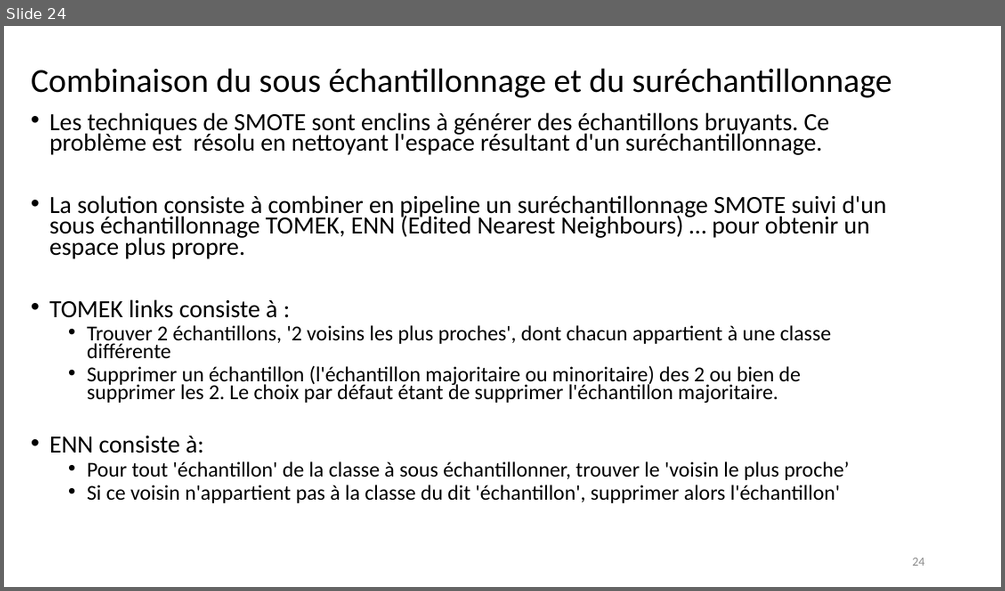
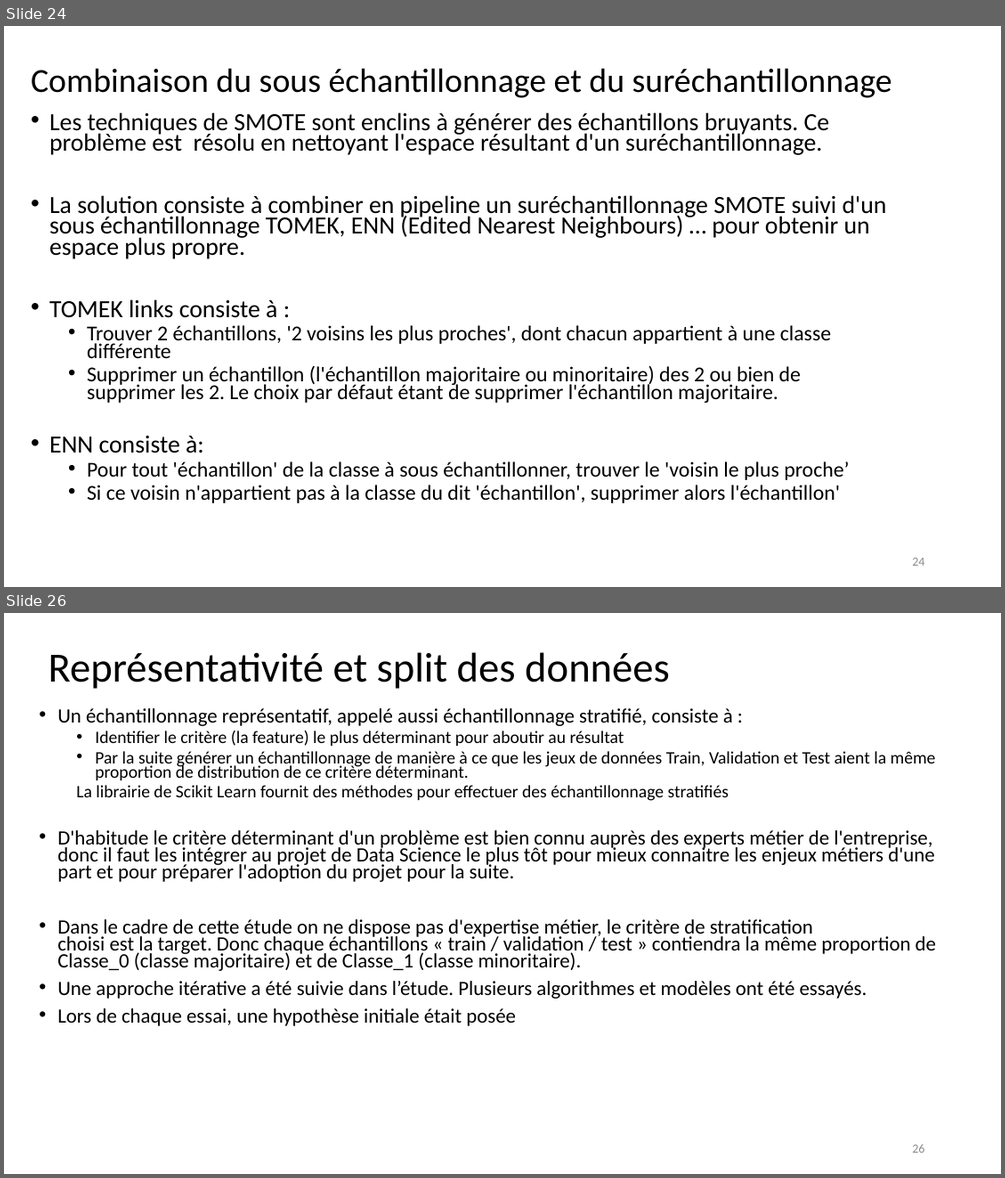
Before and after one commit to W-Alphonse/EXED-Training, a slide deck: ___VALEO/src/notebooks/valeo_20200701_1.pptx. Shown one above the other, each under a label of ours: slide 24 before the commit, slides 24 and 26 after it; the slides between them are not shown. The pictures are 1005x591 and 1005x1178 pixels, drawn with LibreOffice and Linux fonts; fonts in the diff are those of the drawing. Boxes give left, top, right and bottom in pixels: in the first picture for what was removed or moved away, otherwise in the second. Text is boxed around its words. In the diff, an @@ line names an element or a change of style, - is before the commit and + after.

```diff
--- a/___VALEO/src/notebooks/valeo_20200701_1.pptx
+++ b/___VALEO/src/notebooks/valeo_20200701_1.pptx
@@ slide 26 added at (4, 613, 1001, 1174), background #FFFFFF @@
@@ title added at (48, 652, 670, 689), 40 pt, text #000000 @@
+Représentativité et split des données
@@ text added at (57, 708, 936, 1026), 19.6 pt, text #000000 @@
+• Un échantillonnage représentatif, appelé aussi échantillonnage stratifié, consiste à :
+  • Identifier le critère (la feature) le plus déterminant pour aboutir au résultat
+  • Par la suite générer un échantillonnage de manière à ce que les jeux de données Train, Validation et Test aient la même proportion de distribution de ce critère déterminant.
+  La librairie de Scikit Learn fournit des méthodes pour effectuer des échantillonnage stratifiés
+• D'habitude le critère déterminant d'un problème est bien connu auprès des experts métier de l'entreprise, donc il faut les intégrer au projet de Data Science le plus tôt pour mieux connaitre les enjeux métiers d'une part et pour préparer l'adoption du projet pour la suite.
+• Dans le cadre de cette étude on ne dispose pas d'expertise métier, le critère de stratification
+  choisi est la target. Donc chaque échantillons « train / validation / test » contiendra la même proportion de Classe_0 (classe majoritaire) et de Classe_1 (classe minoritaire).
+• Une approche itérative a été suivie dans l’étude. Plusieurs algorithmes et modèles ont été essayés.
+• Lors de chaque essai, une hypothèse initiale était posée
@@ page number added at (912, 1144, 924, 1152), 12 pt, text #8C8C8C @@
+26
```
Also in this commit, not shown: 1 other slide added, 1 slide removed, 9 other files.
